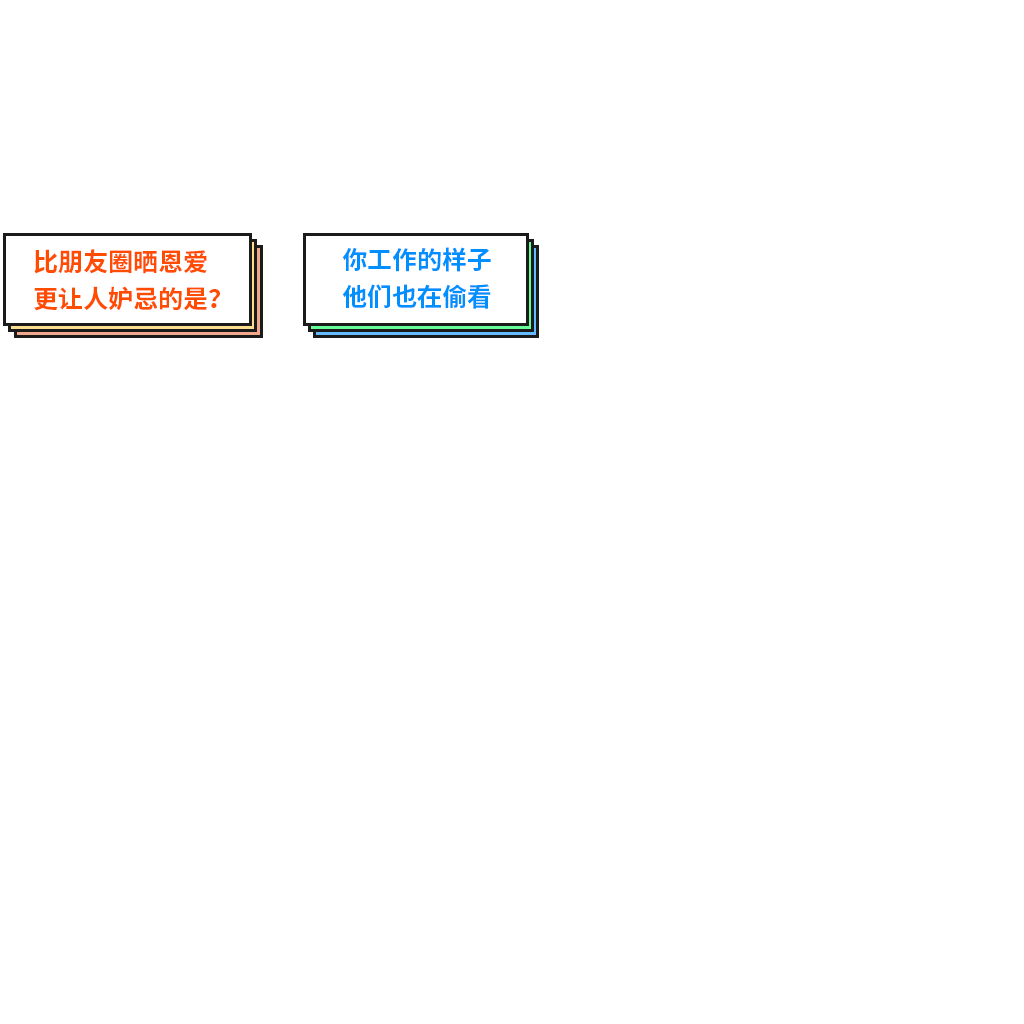
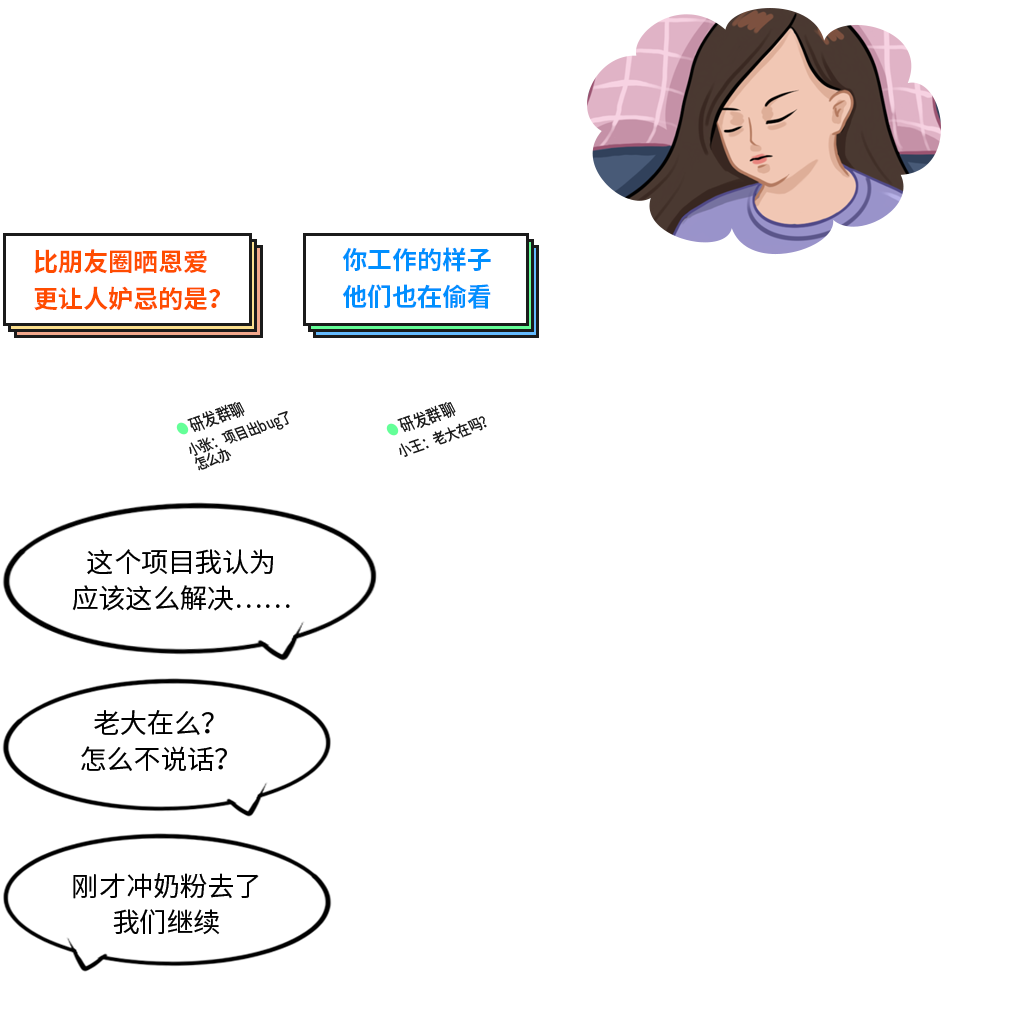
Before/after of a 1024x1024 layered artwork. What changed in the layer stack:
added group "组 4" with 2 layers above "组 3" over 587, 8, 941, 255
added layer "图层 3" in group "组 4" over 587, 8, 941, 255
added layer "想象" in group "组 4" over 587, 8, 941, 255
added group "组 3" with 2 layers above "组 2" over 3, 833, 332, 972
added layer "刚才冲奶粉去了 我们继续" in group "组 3" over 73, 873, 259, 935
added layer "对话框 拷贝" in group "组 3" over 3, 833, 332, 972
added group "组 2" (1st of 2) with 2 layers above "这个项目" over 2, 678, 331, 817
added layer "老大在么？ 怎么不说话？" in group "组 2" over 81, 710, 227, 772
added layer "对话框" (1st of 2, in "组 2") in group "组 2" over 2, 678, 331, 817
added group "这个项目" with 2 layers above "手机消息" over 2, 502, 378, 661
added layer "这个项目我认为 应该这么解决……" in group "这个项目" over 72, 549, 290, 611
added layer "对话框" (2nd of 2, in "这个项目") in group "这个项目" over 2, 502, 378, 661
added group "手机消息" with 11 layers above "logo" over 176, 402, 487, 471
added group "组 2" (2nd of 2, in "手机消息") with 4 layers in group "手机消息" over 386, 402, 487, 457
added layer "小王：老大在吗？" in group "组 2" over 399, 416, 487, 457
added layer "椭圆 1 拷贝" in group "组 2" over 386, 423, 399, 436
added layer "研发群聊 拷贝" in group "组 2" over 397, 402, 456, 432
added layer "圆角矩形 1 拷贝" in group "组 2" over 386, 402, 487, 457
added group "组 1" with 4 layers in group "手机消息" over 176, 402, 289, 471
added layer "小张：项目出bug了 怎么办" in group "组 1" over 189, 411, 289, 471
added layer "椭圆 1" in group "组 1" over 176, 422, 189, 435
added layer "研发群聊" in group "组 1" over 187, 402, 245, 432
added layer "圆角矩形 1" in group "组 1" over 176, 402, 289, 471
